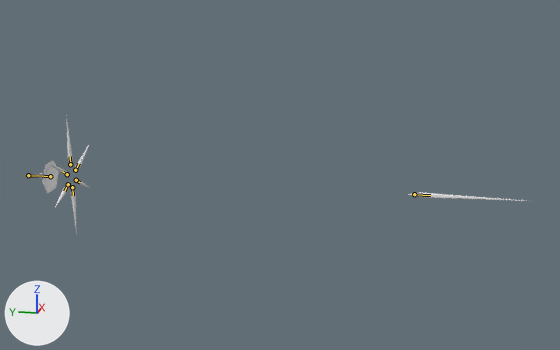
A saved change to the glTF model glb_imports/ClarityDressShards.glb.
Rendered twice from a camera (50 mm lens) standing at (-279.1, -139.7, 74.9) and looking at (2.1, -83.4, 4.6). Arrows for +X, +Y and +Z are at lower left; the lights stay in place. The older version comes first. Both versions are drawn at frame 93 of the action 'JumpShotToWalkLeft'; the numbers are the values there. The bones that bend it are drawn over the model as lines.

In view in the first picture: 'Arm', 'BackLeft', 'BackRight', 'Center', 'FrontLeft', 'FrontRight', 'Hat', 'MiddleLeft', 'MiddleRight'.
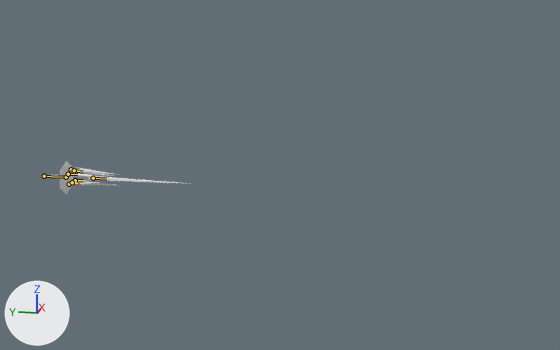
Patch to the scene script:
```diff
--- a/glb_imports/ClarityDressShards.glb.py
+++ b/glb_imports/ClarityDressShards.glb.py
@@ bone_center @@
 bone_center = bpy.data.objects['Armature'].pose.bones['Center']
-bone_center.location = (0.0, -4.59, -19.64)
+bone_center.location = (0.0, -4.59, -12.9)
@@ bone_hat @@
 bone_hat = bpy.data.objects['Armature'].pose.bones['Hat']  # child of 'Center'
-bone_hat.rotation_quaternion = (0.011, -0.721, -0.001, -0.69)  # degrees (-161, -87, -18)
+bone_hat.rotation_quaternion = (0.008, -0.997, 0.007, -0.052)  # degrees (-179, -6, -1)
@@ bone_arm @@
 bone_arm = bpy.data.objects['Armature'].pose.bones['Arm']  # child of 'Center'
-bone_arm.location = (122.35, -85.63, -0.08)
+bone_arm.location = (11.81, -12.4, -0.1)
@@ bone_middle_l @@
 bone_middle_l = bpy.data.objects['Armature'].pose.bones['Middle.L']
-bone_middle_l.location = (6.79, -1.94, -0.9)
-bone_middle_l.rotation_quaternion = (-0.156, 0.843, 0.326, 0.398)  # degrees (0, -129, -138)
+bone_middle_l.location = (5.93, -1.62, -0.75)
+bone_middle_l.rotation_quaternion = (0.33, 0.291, 0.641, 0.628)  # degrees (89, 3, 128)
@@ bone_front_l @@
 bone_front_l = bpy.data.objects['Armature'].pose.bones['Front.L']
-bone_front_l.location = (6.05, 1.87, -3.73)
-bone_front_l.rotation_quaternion = (0.159, 0.588, 0.771, -0.185)  # degrees (6, 152, -73)
+bone_front_l.location = (5.07, 2.09, -3.98)
+bone_front_l.rotation_quaternion = (0.685, 0.552, 0.343, 0.328)  # degrees (81, 6, 56)
@@ bone_back_l @@
 bone_back_l = bpy.data.objects['Armature'].pose.bones['Back.L']
-bone_back_l.location = (0.39, -3.43, 0.31)
-bone_back_l.rotation_quaternion = (0.112, 0.117, -0.173, 0.972)  # degrees (-19, -15, 169)
+bone_back_l.location = (1.03, -1.68, 0.82)
+bone_back_l.rotation_quaternion = (0.142, 0.176, 0.595, 0.771)  # degrees (77, -6, 154)
@@ bone_middle_r @@
 bone_middle_r = bpy.data.objects['Armature'].pose.bones['Middle.R']
-bone_middle_r.location = (-6.73, -1.89, -0.75)
-bone_middle_r.rotation_quaternion = (-0.343, -0.402, 0.157, -0.835)  # degrees (1, -51, 135)
+bone_middle_r.location = (-5.73, -1.64, -0.91)
+bone_middle_r.rotation_quaternion = (-0.657, -0.613, -0.339, -0.277)  # degrees (89, 6, 52)
@@ bone_front_r @@
 bone_front_r = bpy.data.objects['Armature'].pose.bones['Front.R']
-bone_front_r.location = (-6.16, 1.85, -4.03)
-bone_front_r.rotation_quaternion = (-0.758, 0.153, -0.184, -0.607)  # degrees (-1, 28, 77)
+bone_front_r.location = (-5.3, 2.08, -3.93)
+bone_front_r.rotation_quaternion = (-0.33, -0.342, -0.684, -0.552)  # degrees (100, 4, 123)
@@ bone_back_r @@
 bone_back_r = bpy.data.objects['Armature'].pose.bones['Back.R']
-bone_back_r.location = (-2.94, 5.13, 2.94)
-bone_back_r.rotation_quaternion = (-0.077, -0.14, 0.976, 0.147)  # degrees (-18, -174, 17)
+bone_back_r.location = (-2.45, 3.34, 2.41)
+bone_back_r.rotation_quaternion = (-0.14, -0.176, 0.572, 0.788)  # degrees (73, 7, -155)
```

Location of each change, (x1, y1, x2, y2) in pixels of the pictures (560 x 350 px):
'Hat', posed (22% narrower)
    before: (42, 160, 59, 193)
    after: (60, 161, 73, 195)
'Arm', posed
    before: (408, 192, 527, 201)
    after: (88, 177, 191, 184)
'BackLeft', posed
    before: (66, 115, 72, 167)
    after: (69, 168, 119, 175)
'BackRight', posed
    before: (71, 184, 77, 234)
    after: (69, 181, 113, 185)
'MiddleLeft', posed
    before: (50, 163, 69, 176)
    after: (66, 172, 109, 178)
'FrontLeft', posed
    before: (55, 182, 70, 207)
    after: (66, 182, 100, 186)
'MiddleRight', posed (162% wider, 77% shorter)
    before: (75, 143, 90, 172)
    after: (71, 170, 112, 176)
'Center', posed
    before: (27, 174, 43, 178)
    after: (43, 174, 60, 179)
'FrontRight', posed
    before: (74, 179, 90, 188)
    after: (74, 178, 95, 182)
bone 'Center', root to tip
    before: (28, 175) to (42, 176)
    after: (44, 176) to (57, 177)
bone 'Hat', root to tip
    before: (50, 176) to (37, 175)
    after: (66, 177) to (52, 176)
bone 'Arm', root to tip
    before: (414, 194) to (430, 195)
    after: (93, 178) to (106, 179)
bone 'Middle.L', root to tip
    before: (67, 174) to (62, 171)
    after: (68, 174) to (77, 174)
bone 'Front.L', root to tip
    before: (68, 184) to (64, 191)
    after: (69, 184) to (77, 183)
bone 'Back.L', root to tip
    before: (70, 164) to (70, 156)
    after: (71, 169) to (79, 170)
bone 'Middle.R', root to tip
    before: (75, 170) to (79, 163)
    after: (74, 170) to (83, 172)
bone 'Front.R', root to tip
    before: (76, 180) to (80, 182)
    after: (75, 180) to (83, 180)
bone 'Back.R', root to tip
    before: (72, 187) to (73, 195)
    after: (72, 182) to (80, 183)
